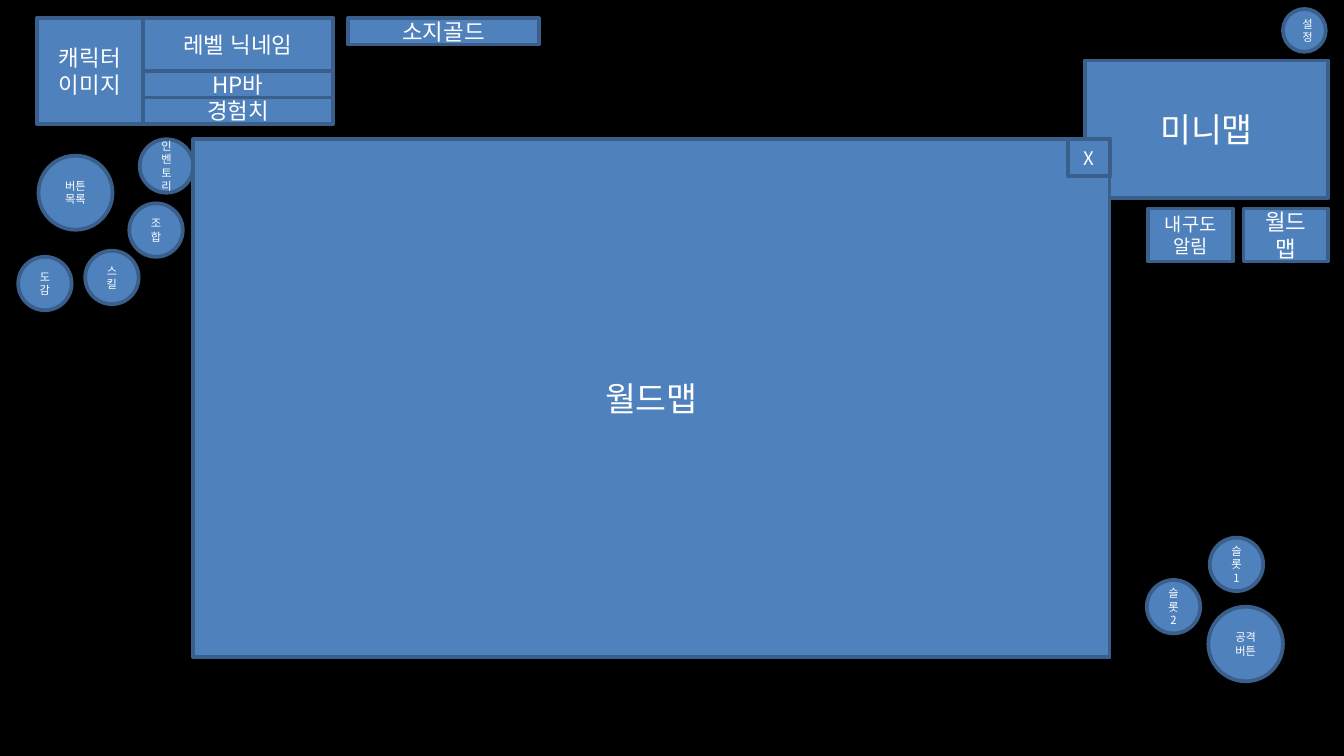
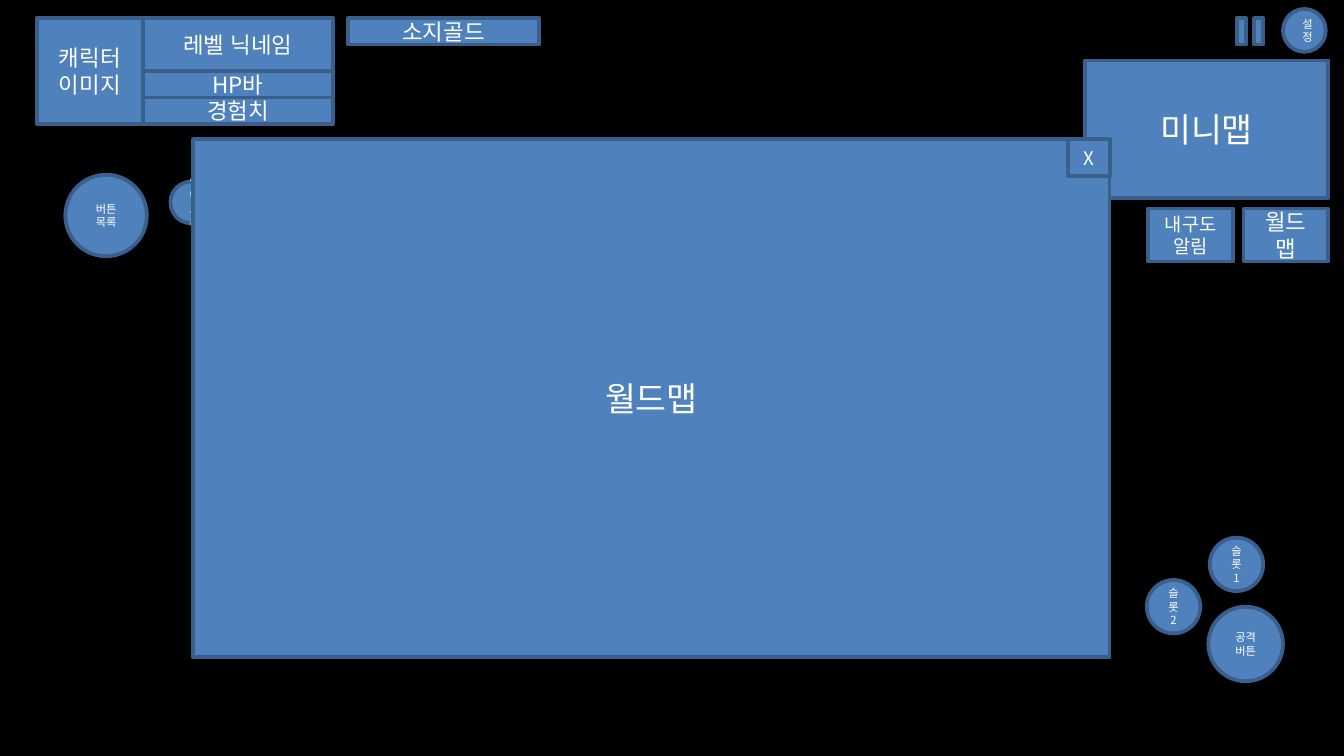
Before and after one commit to qwo330/LastProject, a slide deck: slide 6 of 기획_설계/UI디자인/척박한게임.pptx (slide 5 before the commit). Drawn at 1344x756 pixels with LibreOffice and Linux fonts; fonts in the diff are those of the drawing. Boxes give left, top, right and bottom in pixels: in the first picture for what was removed or moved away, otherwise in the second. Text is boxed around its words. In the diff, an @@ line names an element or a change of style, - is before the commit and + after.

```diff
--- a/기획_설계/UI디자인/척박한게임.pptx
+++ b/기획_설계/UI디자인/척박한게임.pptx
@@ rectangle added at (1236,19,1246,46), fill #4F81BD, outline #3A5F8C 2 pt @@
@@ rectangle added at (1254,19,1263,46), fill #4F81BD, outline #3A5F8C 2 pt @@
@@ ellipse "버튼 목록": place and size @@
-ellipse "버튼 목록" at (39,156,113,230)
+ellipse "버튼 목록" at (66,175,148,257)
@@ ellipse "인벤토리": place and size @@
-ellipse "인벤토리" at (140,140,194,194)
+ellipse "인벤토리" at (171,181,212,223)
@@ ellipse removed at (129,203,183,257) @@
-조합
@@ ellipse removed at (19,257,73,310) @@
-도감
@@ ellipse removed at (85,251,138,305) @@
-스킬
```
Also in this commit, not shown: 7 other slides changed, 3 slides added, 11 other files.
